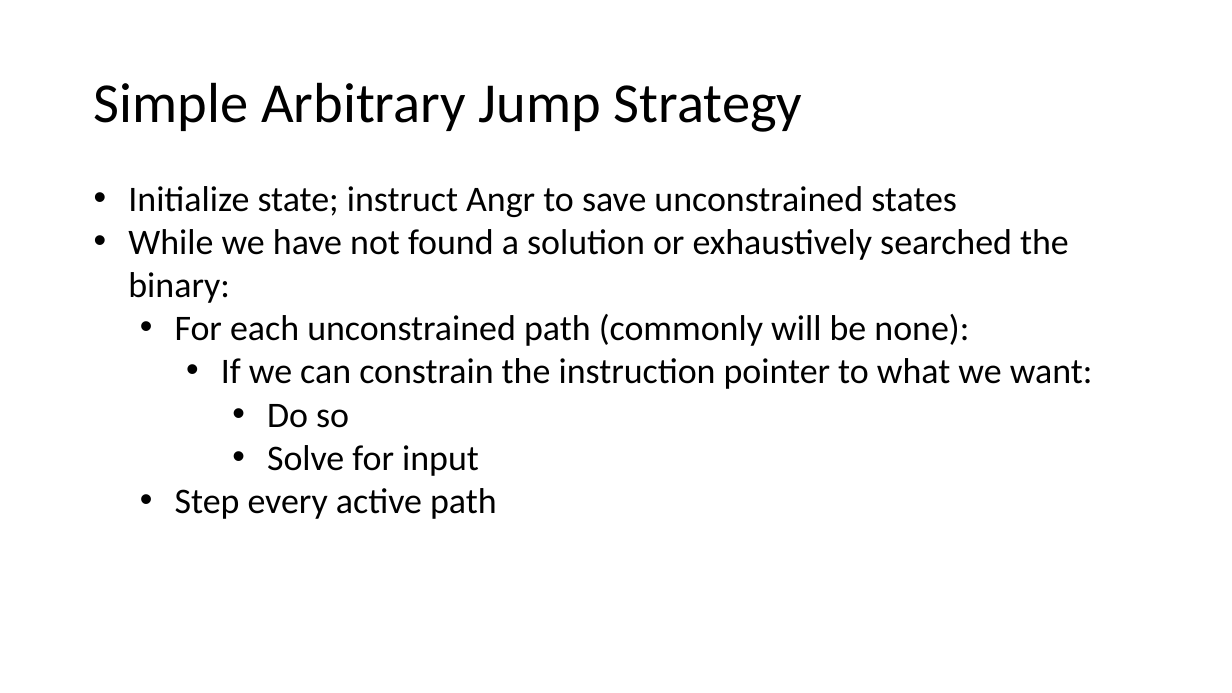
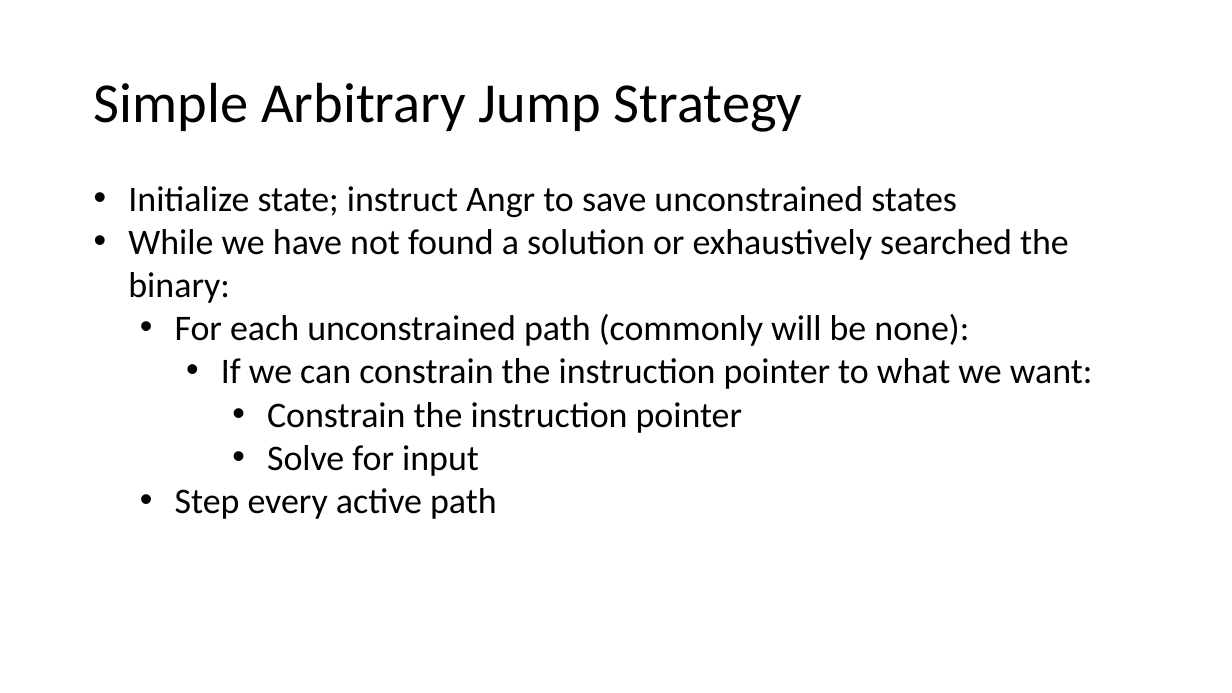
Before and after one commit to jakespringer/angr_ctf, a slide deck: slide 105 of SymbolicExecution.pptx. Drawn at 1232x693 pixels with LibreOffice and Linux fonts; fonts in the diff are those of the drawing. Boxes give left, top, right and bottom in pixels: in the first picture for what was removed or moved away, otherwise in the second. Text is boxed around its words. In the diff, an @@ line names an element or a change of style, - is before the commit and + after.

Commit message:
Fix typo in slides

```diff
--- a/SymbolicExecution.pptx
+++ b/SymbolicExecution.pptx
@@ text at (267,402,742,433): text changed @@
-      • Do so
+      • Constrain the instruction pointer
```
